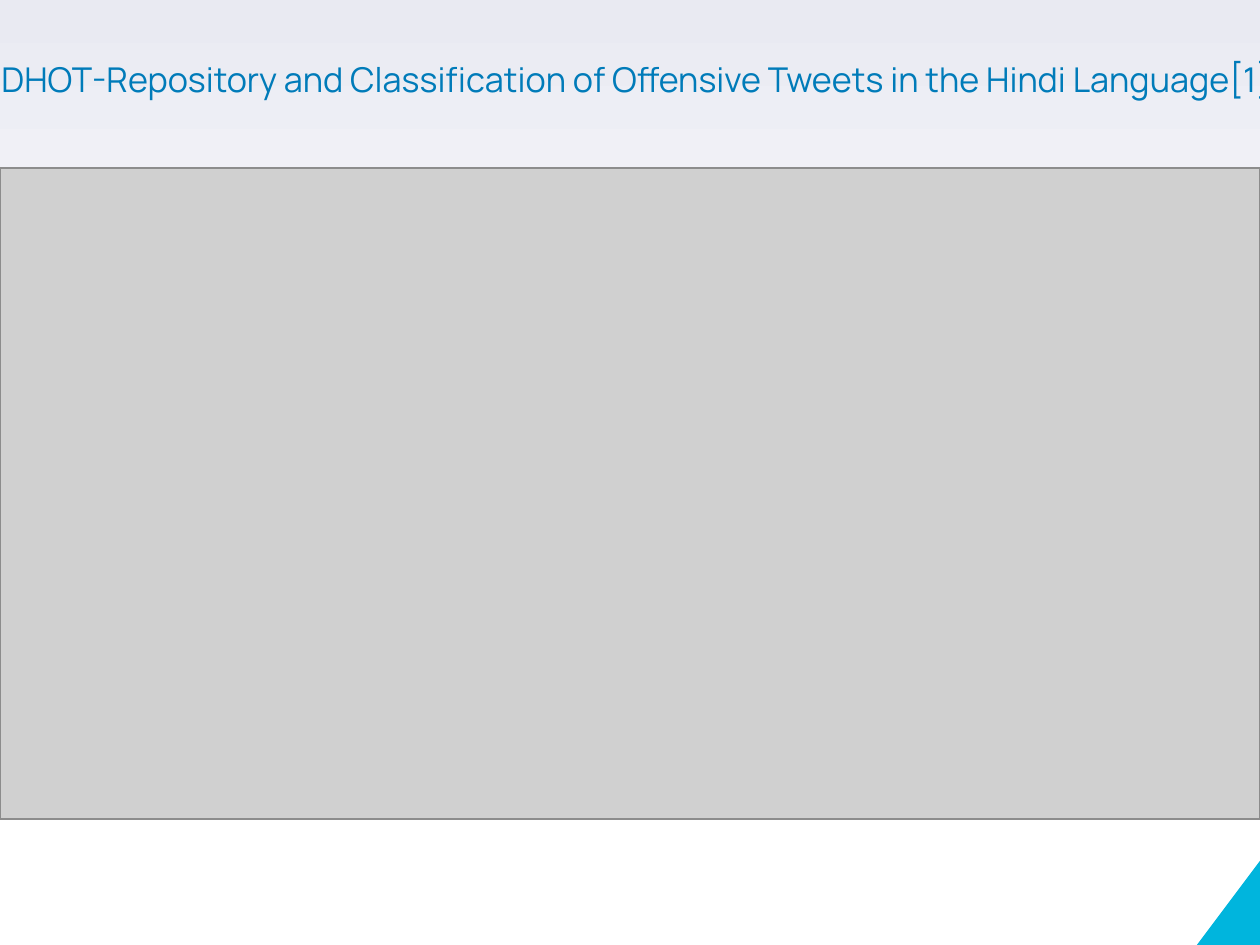
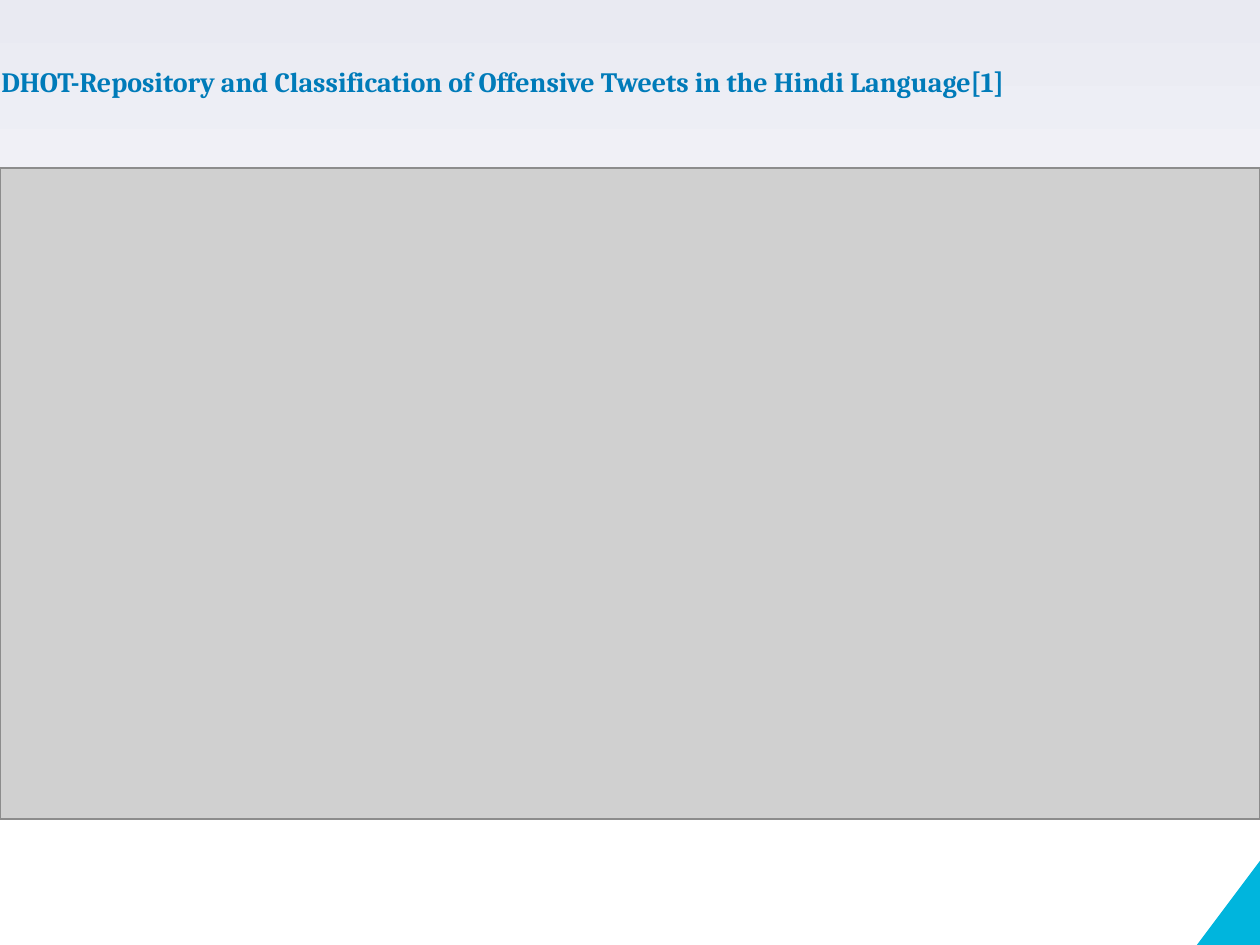
Before and after one commit to VarunBohara/Mini-Project-Documents, a slide deck: slide 2 of Review2_ppt.pptm. Drawn at 1260x945 pixels with LibreOffice and Linux fonts; fonts in the diff are those of the drawing; grey boxes stand for pictures. Boxes give left, top, right and bottom in pixels: in the first picture for what was removed or moved away, otherwise in the second. Text is boxed around its words. In the diff, an @@ line names an element or a change of style, - is before the commit and + after.

```diff
--- a/Review2_ppt.pptm
+++ b/Review2_ppt.pptm
@@ text "DHOT-Repository and Classification of Offensive ..." at [1, 71, 1004, 98]: size 19.5 to 16 pt, font Manrope to Cambria, bold on @@
```
Also in this commit, not shown: 2 other slides changed, 1 slide added.
